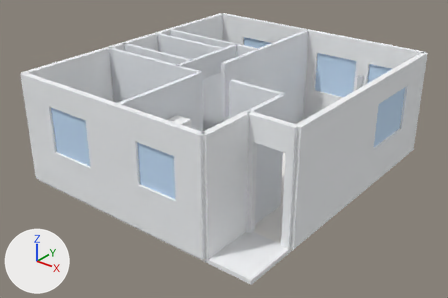
The OBJ model Departamento_01-01.obj as it was, and as the next commit left it.
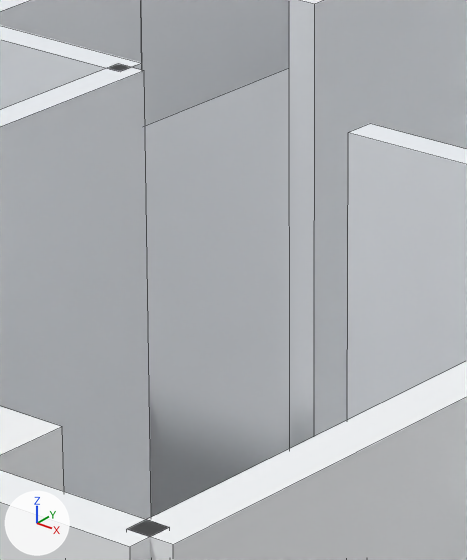
Each version appears first whole from a 50 mm camera at (11.61, -14.43, 7.06) aimed at (3.22, -3.94, 0.56), and next in a close-up on the part from 41% to 55% of the width and 21% to 46% of the height. Every picture has the same lights, and +X, +Y and +Z are marked at lower left. The first two pictures are the older version. The close-ups show mesh edges as thin lines. Where no turn or scale is listed for an object, it has been applied to the vertices. Vertices at exactly the same position are counted once.

Names of what the first close-up shows: '01_Muros_Exteriores', '02_Tabiques_Interiores', '04B_Sanitarios_Y_Termo'.
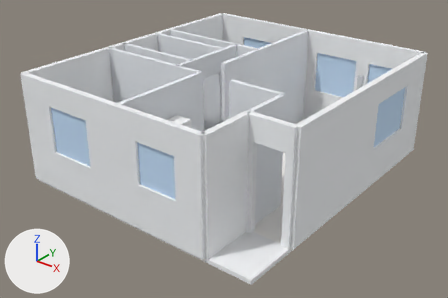
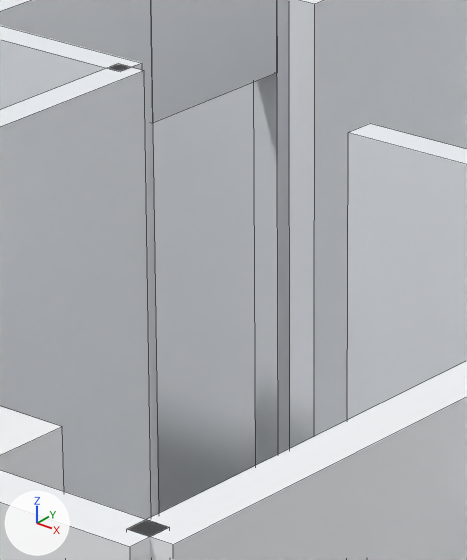
Boxes (x1, y1, x2, y2) around the edits, measured in the close-ups (467 x 560 px; the box of a moved part takes in the faces that stretch with it):
part 1 of me_02_tabiques_interiores, moved or reshaped
    before: (0, 0, 289, 126)
    after: (0, 0, 290, 517)

Diff of the bpy script that builds the scene:
```diff
--- a/Departamento_01-01.obj.py
+++ b/Departamento_01-01.obj.py
@@ me_02_tabiques_interiores @@
 me_02_tabiques_interiores.from_pydata(...)  # 96 vertices, 78 faces; spans x 0.0..5.25, y -7.0..0.0, z 0.0..2.6
 # used by ob_02_tabiques_interiores; location = (0.0, 0.0, 0.0)
 # before: 4 (2.25, -2.8, 0.0), 5 (2.35, -2.8, 0.0), 6 (2.35, -2.8, 2.6), 7 (2.25, -2.8, 2.6), 8 (2.25, -2.8, 2.05)
 # before: 9 (2.35, -2.8, 2.05), 10 (2.25, -3.7, 2.05), 11 (2.35, -3.7, 2.05), 12 (2.35, -3.7, 2.6), 13 (2.25, -3.7, 2.6)
 # before: 14 (2.25, -3.7, 0.0), 15 (2.35, -3.7, 0.0)
+# me_02_tabiques_interiores part 1
+for i in [*range(4, 10)]: me_02_tabiques_interiores.vertices[i].co += Vector((0.0, -0.22, 0.0))
+for i in [*range(10, 16)]: me_02_tabiques_interiores.vertices[i].co += Vector((0.0, 0.05, 0.0))
 me_02_tabiques_interiores.materials.append(mat_wall_interior)
```
